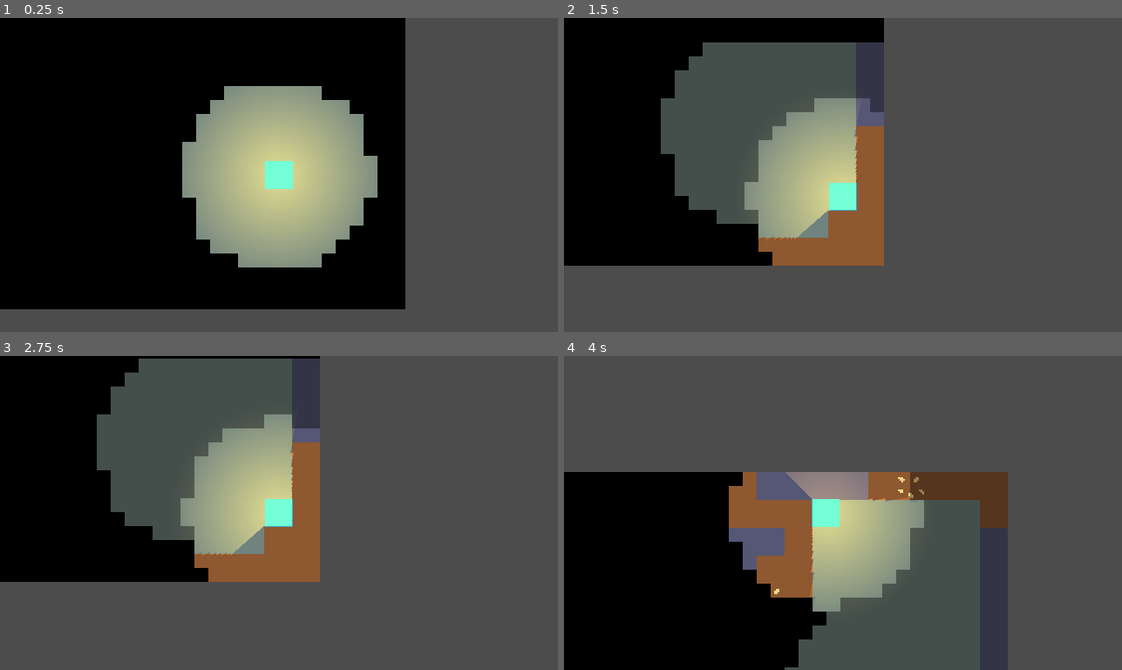
Above: before the commit, frames 1-4 (two rows, left to right).
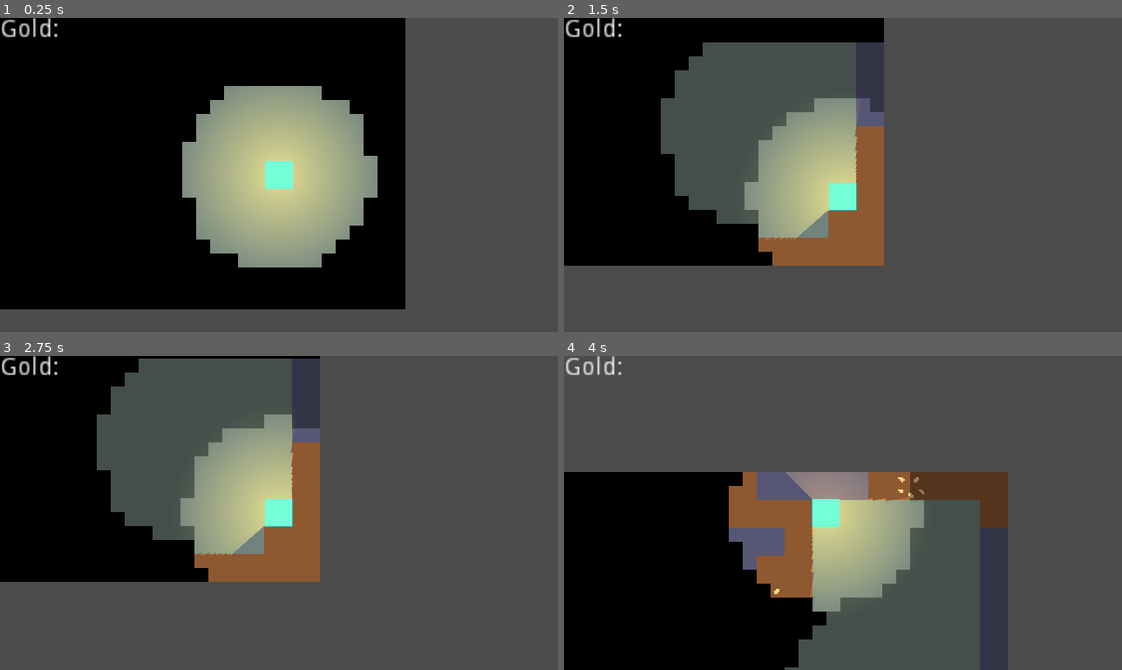
Above: after the commit, the same moments.

Repository: MrBSmith/Global2021
Game: Godot game, scene res://Scenes/Level/Level.tscn
The game is run twice, just before and just after one commit, with the same random seed, the same clock (stepped at 60 frames per second) and the same inputs.
Inputs:
- Up to frame 1 (0.25 s): no input
- Up to frame 2 (1.5 s): tap Enter (ui_accept) at 0.5, 0.77 s; hold Right (ui_right) 0.53-1.28 s; hold Down (ui_down) from 1.28 s (still down)
- Up to frame 3 (2.75 s): tap Enter (ui_accept) at 1.52 s; release Down (ui_down) at 2.03 s; hold Right (ui_right) from 2.03 s (still down)
- Up to frame 4 (4 s): tap Enter (ui_accept) at 2.75, 3.02, 3.77 s; release Right (ui_right) at 2.78 s; hold Up (ui_up) 2.78-3.53 s; hold Left (ui_left) from 3.53 s (still down)

The runs differ from the first frame. In frame 1, 0.3% of the frame differs, in the area x 0-11%, y 0-7%; in frame 2, 0.3%; in frame 3, 0.3%; in frame 4, 0.3%.

Commit message:
Gold collactable

Diff:
--- a/Autoload/Events.gd
+++ b/Autoload/Events.gd
@@ -13,7 +13,12 @@
 signal interact()
 signal light_activated(light_source ,active)
 signal damage_tile(cell)
+signal gold_collected()
 
 #### FOG ####
 
 signal visible_tiles_update()
+
+#### PROGRESSION ####
+
+signal gold_amount_changed(amount)
--- /dev/null
+++ b/Autoload/Progression.gd
@@ -0,0 +1,34 @@
+extends Node
+
+var gold : int = 0 setget set_gold, get_gold
+
+#### ACCESSORS ####
+
+func set_gold(value: int):
+	if value != gold:
+		gold = value
+		Events.emit_signal("gold_amount_changed", gold)
+
+func get_gold() -> int: return gold
+
+#### BUILT-IN ####
+
+func _ready() -> void:
+	var __ = Events.connect("gold_collected", self, "_on_gold_collected")
+
+#### VIRTUALS ####
+
+
+
+#### LOGIC ####
+
+
+
+#### INPUTS ####
+
+
+
+#### SIGNAL RESPONSES ####
+
+func _on_gold_collected():
+	set_gold(get_gold() + 1)
--- /dev/null
+++ b/Scenes/HUD/HUD.gd
@@ -0,0 +1,32 @@
+extends Control
+class_name HUD
+
+onready var gold_label = $VBoxContainer/GoldLabel
+
+#### ACCESSORS ####
+
+func is_class(value: String): return value == "HUD" or .is_class(value)
+func get_class() -> String: return "HUD"
+
+
+#### BUILT-IN ####
+
+func _ready() -> void:
+	var __ = Events.connect("gold_amount_changed", self, "_on_gold_amount_changed")
+
+#### VIRTUALS ####
+
+
+
+#### LOGIC ####
+
+
+
+#### INPUTS ####
+
+
+
+#### SIGNAL RESPONSES ####
+
+func _on_gold_amount_changed(amount: int):
+	$VBoxContainer/GoldLabel.set_text("Gold: " + String(amount) + "/" + String(owner.gold_objective))
--- /dev/null
+++ b/Scenes/InteractiveObjects/GoldNugget/GoldNugget.gd
@@ -0,0 +1,41 @@
+extends InteractiveObject
+class_name GoldNugget
+
+#### ACCESSORS ####
+
+func is_class(value: String): return value == "GoldNugget" or .is_class(value)
+func get_class() -> String: return "GoldNugget"
+
+
+#### BUILT-IN ####
+
+func _ready() -> void:
+	var __ = $FollowArea.connect("body_entered", self, "_on_follow_area_body_entered")
+	__ = $Area2D.connect("body_entered", self, "_on_collect_area_body_entered")
+
+#### VIRTUALS ####
+
+
+
+#### LOGIC ####
+
+func follow(target: Node2D):
+	$StatesMachine/Follow.set_target(target)
+
+func collect():
+	Events.emit_signal("gold_collected")
+	queue_free()
+
+#### INPUTS ####
+
+
+
+#### SIGNAL RESPONSES ####
+
+func _on_follow_area_body_entered(body: PhysicsBody2D):
+	if body is Player:
+		follow(body)
+
+func _on_collect_area_body_entered(body: PhysicsBody2D):
+	if body is Player:
+		collect()
--- /dev/null
+++ b/Scenes/InteractiveObjects/GoldNugget/GoldNugget.tscn
@@ -0,0 +1,37 @@
+[gd_scene load_steps=9 format=2]
+
+[ext_resource path="res://Scenes/InteractiveObjects/GoldNugget/GoldNugget.gd" type="Script" id=1]
+[ext_resource path="res://Scenes/InteractiveObjects/InteractiveObject.tscn" type="PackedScene" id=2]
+[ext_resource path="res://Scenes/InteractiveObjects/GoldNugget/Gold.png" type="Texture" id=3]
+[ext_resource path="res://Scenes/InteractiveObjects/GoldNugget/States/Idle.gd" type="Script" id=4]
+[ext_resource path="res://AbstractClasses/StateMachine.gd" type="Script" id=5]
+[ext_resource path="res://Scenes/InteractiveObjects/GoldNugget/States/Follow.gd" type="Script" id=6]
+
+[sub_resource type="CircleShape2D" id=1]
+radius = 4.0
+
+[sub_resource type="CircleShape2D" id=2]
+radius = 15.0
+
+[node name="GoldNugget" instance=ExtResource( 2 )]
+script = ExtResource( 1 )
+
+[node name="Sprite" parent="." index="0"]
+texture = ExtResource( 3 )
+
+[node name="CollisionShape2D" parent="Area2D" index="0"]
+shape = SubResource( 1 )
+
+[node name="FollowArea" type="Area2D" parent="." index="2"]
+
+[node name="CollisionShape2D" type="CollisionShape2D" parent="FollowArea" index="0"]
+shape = SubResource( 2 )
+
+[node name="StatesMachine" type="Node" parent="." index="3"]
+script = ExtResource( 5 )
+
+[node name="Idle" type="Node" parent="StatesMachine" index="0"]
+script = ExtResource( 4 )
+
+[node name="Follow" type="Node" parent="StatesMachine" index="1"]
+script = ExtResource( 6 )
--- /dev/null
+++ b/Scenes/InteractiveObjects/GoldNugget/States/Follow.gd
@@ -0,0 +1,42 @@
+extends Node
+class_name GoldNuggetFollowState
+
+const SPEED := 100.0
+var target : Node2D = null setget set_target, get_target
+
+#### ACCESSORS ####
+
+func is_class(value: String): return value == "GoldNuggetFollowState" or .is_class(value)
+func get_class() -> String: return "GoldNuggetFollowState"
+
+func set_target(value: Node2D): target = value
+func get_target() -> Node2D: return target
+
+
+#### BUILT-IN ####
+
+
+
+#### VIRTUALS ####
+
+func update(delta: float):
+	if target != null:
+		var obj_pos = owner.get_position()
+		var target_pos = target.get_position()
+		var target_dir = obj_pos.direction_to(target_pos)
+		var velocity = target_dir * SPEED * delta
+
+		if obj_pos.distance_to(target_pos) < SPEED * delta:
+			owner.set_position(target_pos)
+		else:
+			owner.set_position(obj_pos + velocity)
+
+#### LOGIC ####
+
+
+
+#### INPUTS ####
+
+
+
+#### SIGNAL RESPONSES ####
--- /dev/null
+++ b/Scenes/InteractiveObjects/GoldNugget/States/Idle.gd
@@ -0,0 +1,26 @@
+extends StateBase
+class_name GoldNuggetIdleState
+
+#### ACCESSORS ####
+
+func is_class(value: String): return value == "GoldNuggetIdleState" or .is_class(value)
+func get_class() -> String: return "GoldNuggetIdleState"
+
+
+#### BUILT-IN ####
+
+
+
+#### VIRTUALS ####
+
+
+
+#### LOGIC ####
+
+
+
+#### INPUTS ####
+
+
+
+#### SIGNAL RESPONSES ####
--- a/Scenes/InteractiveObjects/Pickaxe/States/Idle.gd
+++ b/Scenes/InteractiveObjects/Pickaxe/States/Idle.gd
@@ -20,7 +20,6 @@
 func interact(actor: Actor):
 	owner.equip(actor)
 
-
 #### INPUTS ####
 
 
--- a/Scenes/Level/Level.gd
+++ b/Scenes/Level/Level.gd
@@ -1,9 +1,15 @@
 extends Node2D
 class_name Level
+
+const gold_nugget_scene = preload("res://Scenes/InteractiveObjects/GoldNugget/GoldNugget.tscn")
 
 onready var walls_node = $Navigation2D/Walls
 onready var floor_node = $Navigation2D/Floor
 onready var fog_node = $Navigation2D/FogOfWar
+
+onready var tile_size = floor_node.get_cell_size()
+
+export var gold_objective : int = 5
 
 #### ACCESSORS ####
 
@@ -34,14 +40,12 @@
 
 func init_fog_of_war():
 	var map_cells = floor_node.get_used_cells()
-	var tile_size = floor_node.get_cell_size()
 	var fog_tile_size = Vector2(8, 8)
 
 	for cell in map_cells:
 		for i in range(tile_size.y / fog_tile_size.y):
 			for j in range(tile_size.x / fog_tile_size.x):
 				fog_node.add_fog_tile(cell * tile_size + Vector2(j, i) * fog_tile_size + (fog_tile_size / 2))
-
 
 
 func is_position_walkable(pos: Vector2) -> bool:
@@ -63,9 +67,13 @@
 
 	var floor_tile_id = tileset.find_tile_by_name("Floor")
 
-	if cell_name == "Soil":
+	if cell_name == "Soil" or cell_name == "Gold":
 		walls_node.set_cellv(cell, -1)
 		floor_node.set_cellv(cell, floor_tile_id)
+		if cell_name == "Gold":
+			var gold_nugget = gold_nugget_scene.instance()
+			gold_nugget.set_position(cell * tile_size + tile_size / 2)
+			add_child(gold_nugget)
 
 
 #### INPUTS ####
--- a/Scenes/Level/Level.tscn
+++ b/Scenes/Level/Level.tscn
@@ -9,6 +9,7 @@
 [ext_resource path="res://Scenes/FogOfWar/FogOfWar.gd" type="Script" id=7]
 [ext_resource path="res://Scenes/InteractiveObjects/Pickaxe/Pickaxe.tscn" type="PackedScene" id=8]
 [ext_resource path="res://Scenes/Level/Walls.gd" type="Script" id=9]
+[ext_resource path="res://Scenes/HUD/HUD.gd" type="Script" id=10]
 
 [node name="Level" type="Node2D"]
 script = ExtResource( 5 )
@@ -21,7 +22,7 @@
 
 [node name="Enemy" parent="." instance=ExtResource( 3 )]
 position = Vector2( 104.117, 121.137 )
-speed = 100.0
+speed = 70.0
 
 [node name="Navigation2D" type="Navigation2D" parent="."]
 script = ExtResource( 4 )
@@ -60,3 +61,28 @@
 
 [node name="Pickaxe" parent="." instance=ExtResource( 8 )]
 position = Vector2( 25.362, 24.3608 )
+
+[node name="GUI" type="CanvasLayer" parent="."]
+
+[node name="HUD" type="Control" parent="GUI"]
+anchor_right = 1.0
+anchor_bottom = 1.0
+script = ExtResource( 10 )
+__meta__ = {
+"_edit_use_anchors_": false
+}
+
+[node name="VBoxContainer" type="VBoxContainer" parent="GUI/HUD"]
+margin_right = 40.0
+margin_bottom = 40.0
+__meta__ = {
+"_edit_use_anchors_": false
+}
+
+[node name="GoldLabel" type="Label" parent="GUI/HUD/VBoxContainer"]
+margin_right = 40.0
+margin_bottom = 14.0
+text = "Gold: "
+__meta__ = {
+"_edit_use_anchors_": false
+}
--- a/project.godot
+++ b/project.godot
@@ -33,6 +33,26 @@
 "class": "FogTile",
 "language": "GDScript",
 "path": "res://Scenes/FogOfWar/FogTile/FogTile.gd"
+}, {
+"base": "InteractiveObject",
+"class": "GoldNugget",
+"language": "GDScript",
+"path": "res://Scenes/InteractiveObjects/GoldNugget/GoldNugget.gd"
+}, {
+"base": "Node",
+"class": "GoldNuggetFollowState",
+"language": "GDScript",
+"path": "res://Scenes/InteractiveObjects/GoldNugget/States/Follow.gd"
+}, {
+"base": "StateBase",
+"class": "GoldNuggetIdleState",
+"language": "GDScript",
+"path": "res://Scenes/InteractiveObjects/GoldNugget/States/Idle.gd"
+}, {
+"base": "Control",
+"class": "HUD",
+"language": "GDScript",
+"path": "res://Scenes/HUD/HUD.gd"
 }, {
 "base": "Node2D",
 "class": "InteractiveObject",
@@ -110,6 +130,10 @@
 "Enemy": "",
 "FogOfWar": "",
 "FogTile": "",
+"GoldNugget": "",
+"GoldNuggetFollowState": "",
+"GoldNuggetIdleState": "",
+"HUD": "",
 "InteractiveObject": "",
 "Level": "",
 "LightBase": "",
@@ -135,6 +159,7 @@
 [autoload]
 
 Events="*res://Autoload/Events.gd"
+Progression="*res://Autoload/Progression.gd"
 
 [display]
 
Binary file added: Scenes/InteractiveObjects/GoldNugget/Gold.png
Not shown, added: Scenes/InteractiveObjects/GoldNugget/Gold.png.import
Not shown: 1 places in Scenes/Level/Level.tscn that only renumber resources
